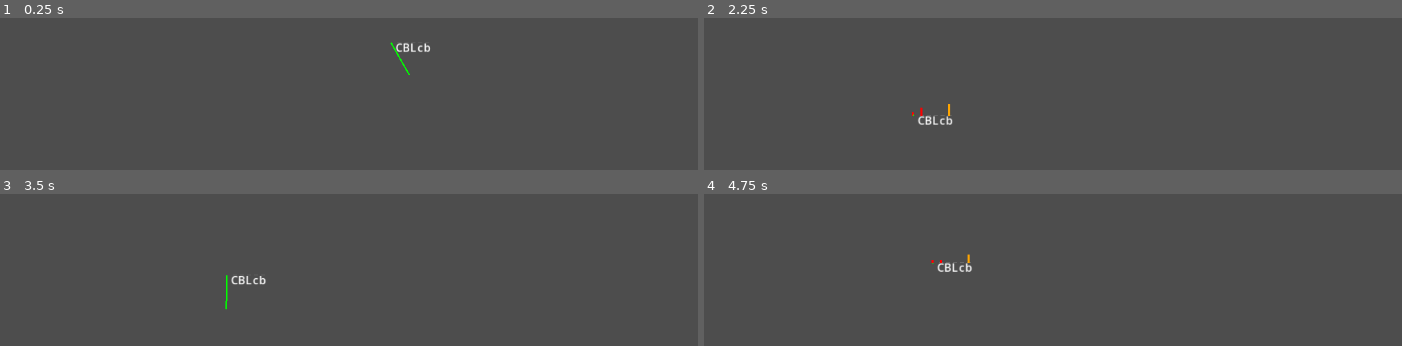
Above: before the commit, frames 1-4 (two rows, left to right).
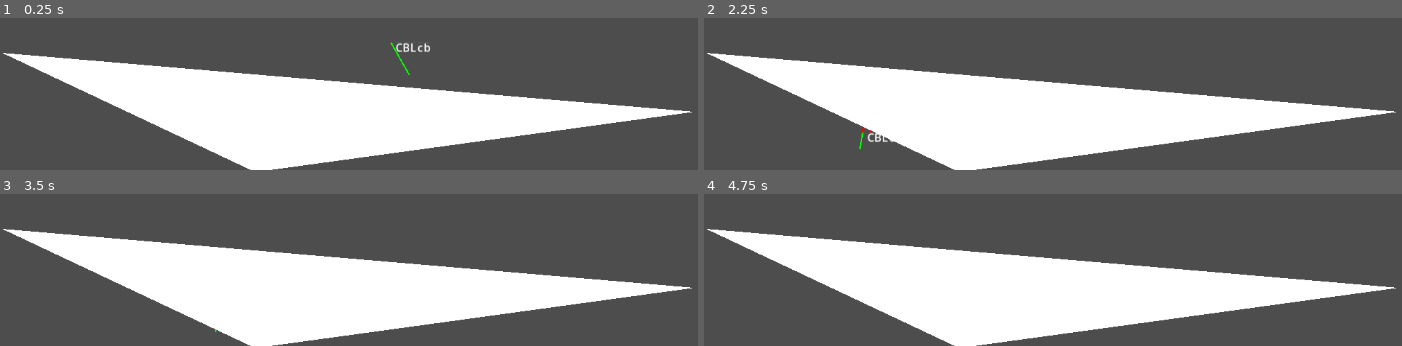
Above: after the commit, the same moments.

Repository: Lobbsterwaffles/Steam-Shov
Game: Godot game, scene res://jonly.tscn
Two runs of this game, one before a commit and one after it. Both use one fixed random seed, a clock stepped at 60 frames per second and the inputs below.
Inputs:
- Up to frame 1 (0.25 s): no input
- Up to frame 2 (2.25 s): hold Q 0.53-1.28 s; tap Space at 0.77, 1.52 s; tap Q at 1.35 s; hold Q from 2.03 s (still down)
- Up to frame 3 (3.5 s): release Q at 2.78 s; tap Q at 2.85 s; tap Space at 3.02 s
- Up to frame 4 (4.75 s): hold Q 3.53-4.28 s; tap Space at 3.77, 4.52 s; tap Q at 4.35 s

The runs differ from the first frame. In frame 1, 32% of the frame differs, in the area x 0-100%, y 23-100%; in frame 2, 32%; in frame 3, 32%; in frame 4, 32%.

Commit message:
added shovel graphics

Diff:
--- a/jonly.tscn
+++ b/jonly.tscn
@@ -1,9 +1,6 @@
 [gd_scene format=3 uid="uid://dnkoq8b8nhrnw"]
 
 [ext_resource type="Script" uid="uid://bkrblqg2pd1v2" path="res://scooply.gd" id="2_gna47"]
-
-[sub_resource type="WorldBoundaryShape2D" id="WorldBoundaryShape2D_hchs4"]
-distance = -584.0
 
 [sub_resource type="RectangleShape2D" id="RectangleShape2D_hchs4"]
 size = Vector2(65, 69)
@@ -40,11 +37,6 @@
 
 [node name="Camera2D" type="Camera2D" parent="." unique_id=730885849]
 anchor_mode = 0
-
-[node name="floor" type="StaticBody2D" parent="." unique_id=1601645259]
-
-[node name="cfloor" type="CollisionShape2D" parent="floor" unique_id=623097981]
-shape = SubResource("WorldBoundaryShape2D_hchs4")
 
 [node name="baselink" type="StaticBody2D" parent="." unique_id=2073641110]
 
@@ -120,3 +112,14 @@
 
 [node name="w" type="Marker2D" parent="." unique_id=563057708]
 position = Vector2(347.0683, 40.516537)
+
+[node name="World" type="Node2D" parent="." unique_id=2097796167]
+
+[node name="Polygon2D" type="Polygon2D" parent="World" unique_id=686350412]
+position = Vector2(104.510864, 475.13483)
+scale = Vector2(11.642716, 1.9325843)
+polygon = PackedVector2Array(-8.71883, 2, 77, 46, 22.629772, 91)
+
+[node name="StaticBody2D" type="StaticBody2D" parent="World" unique_id=1374554215]
+position = Vector2(104.510864, 475.13483)
+scale = Vector2(11.642716, 1.9325843)
Binary file added: graphics/boom.png
Not shown, added: graphics/boom.png.import
Binary file added: graphics/cabin.png
Not shown, added: graphics/cabin.png.import
Binary file added: graphics/ringpulley.png
Not shown, added: graphics/ringpulley.png.import
Binary file added: graphics/stickbucket.png
Not shown, added: graphics/stickbucket.png.import
Binary file added: graphics/sucketdoor.png
Not shown, added: graphics/sucketdoor.png.import
Binary file added: graphics/treads.png
Not shown, added: graphics/treads.png.import
